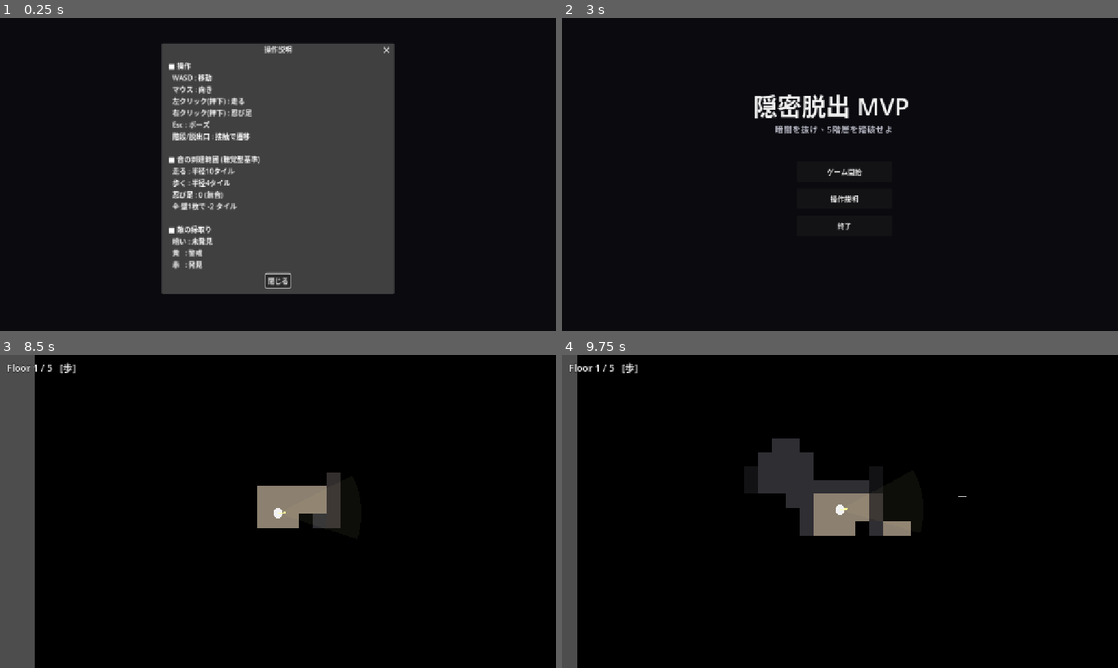
Above: before the commit, frames 1-4 (two rows, left to right).
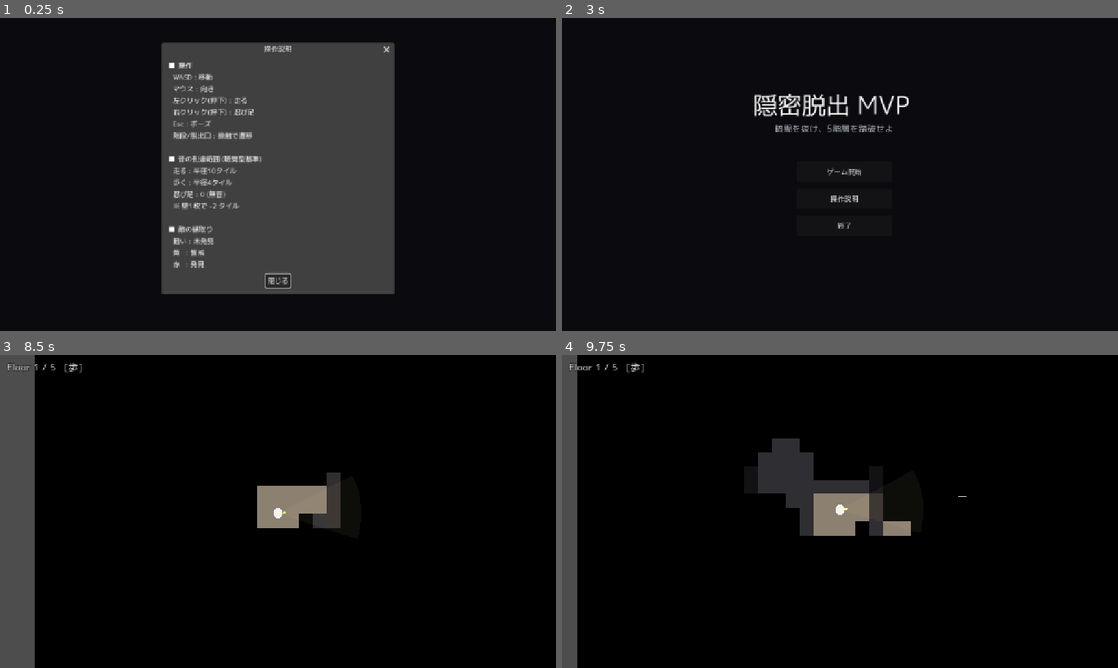
Above: after the commit, the same moments.

Repository: MasakiFujimoto/Onmitu
Game: Godot game, scene res://scenes/Title.tscn
Two runs of this game, one before a commit and one after it. Both use one fixed random seed, a clock stepped at 60 frames per second and the inputs below.
Inputs (mouse positions are in pixels of both pictures, inside the frame that each line leads up to):
- Up to frame 1 (0.25 s): no input
- Up to frame 2 (3 s): click "ゲーム開始" at 0.5 s; click "ゲーム開始" at 1.25 s; click "操作説明" at 2 s; click "閉じる" at 2.75 s
- Up to frame 3 (8.5 s): tap Enter at 3.5, 5, 6.5 s; move the mouse to (400, 495) at 3.52 s; hold D 3.53-4.28 s; click (400, 495) at 3.67 s; tap Space at 4.25, 5.75, 7.25 s; move the mouse to (166, 527) at 4.27 s; hold S 4.28-5.03 s; move the mouse to (333, 442) at 5.02 s; hold D 5.03-5.78 s; move the mouse to (250, 574) at 5.77 s; hold W 5.78-6.53 s; click (250, 574) at 5.92 s; move the mouse to (444, 558) at 6.52 s; hold A 6.53-8.03 s; move the mouse to (111, 464) at 7.27 s; move the mouse to (305, 511) at 8.02 s; hold S from 8.03 s (still down); click (305, 511) at 8.17 s
- Up to frame 4 (9.75 s): move the mouse to (756, 433) at 8.77 s; release S at 8.78 s; hold D 8.78-9.53 s; move the mouse to (962, 495) at 9.52 s; hold W from 9.53 s (still down)

The runs differ from the first frame. In frame 1, 2.5% of the frame differs, in the area x 29-71%, y 7-87%; in frame 2, 1.6%; in frame 3, 0.2%; in frame 4, 0.2%.

Commit message:
Web export向けに日本語フォントを同梱
- M PLUS 1p Regular（1.7MB、SIL OFL）を assets/fonts/ に追加
- プロジェクトのデフォルトフォントに設定し、Webエクスポート時の日本語文字化けを解消

Co-Authored-By: Claude Opus 4.7 <noreply@anthropic.com>

Diff:
--- a/project.godot
+++ b/project.godot
@@ -28,6 +28,10 @@
 window/size/viewport_height=720
 window/stretch/mode="canvas_items"
 
+[gui]
+
+theme/custom_font="res://assets/fonts/MPLUS1p-Regular.ttf"
+
 [rendering]
 
 renderer/rendering_method="gl_compatibility"
Binary file added: assets/fonts/MPLUS1p-Regular.ttf
